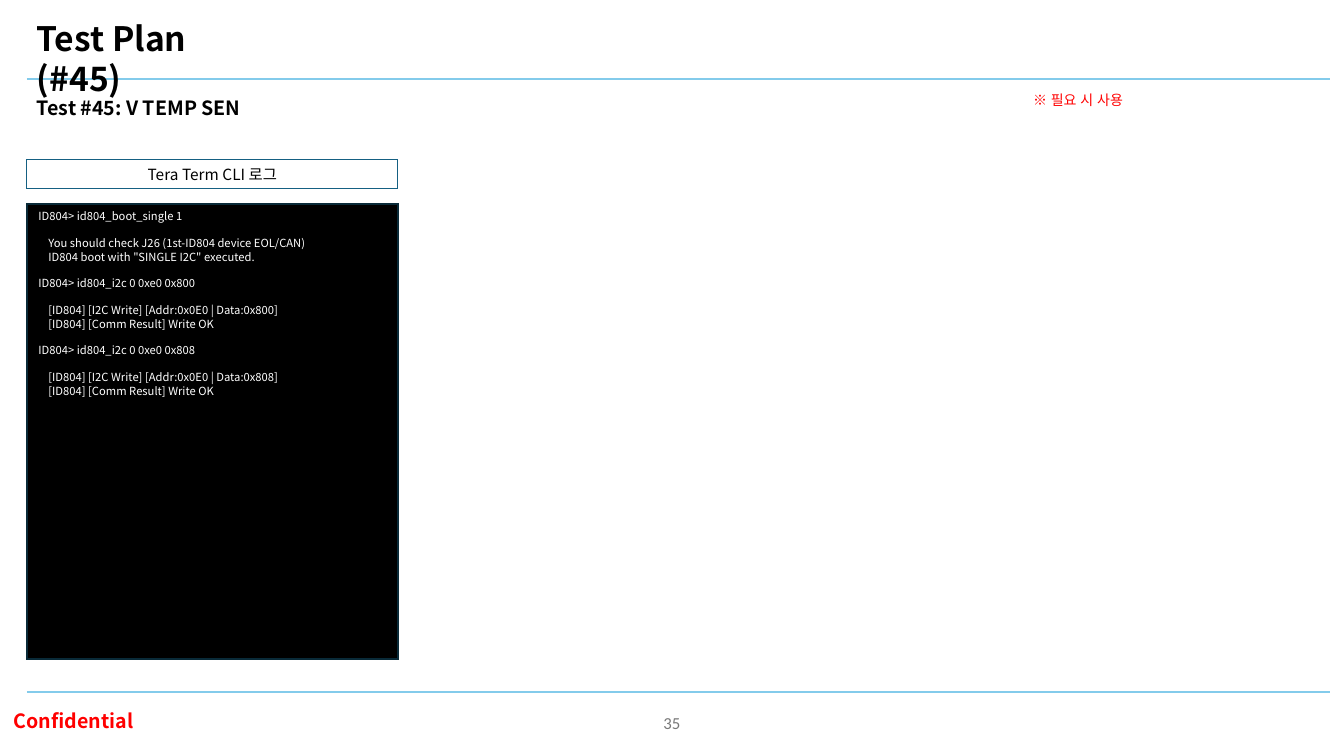
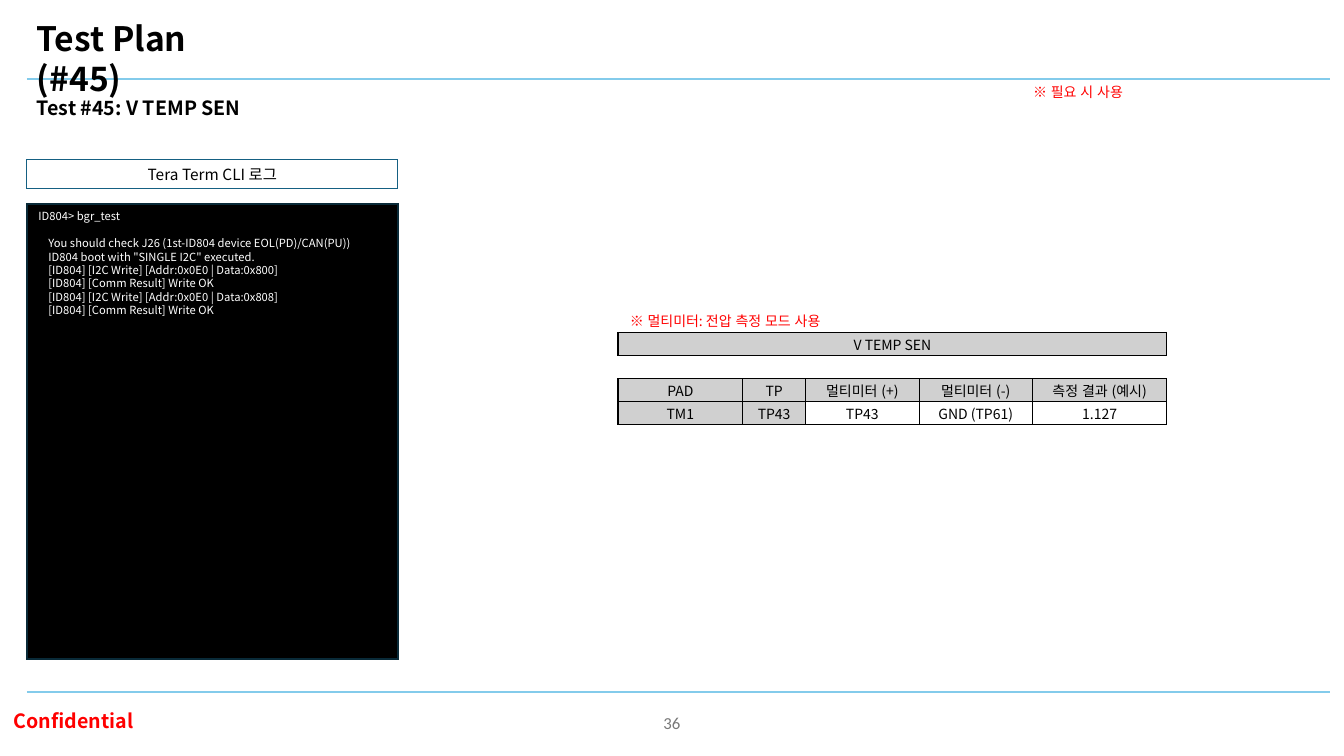
Before and after one commit to oio9595/Global_Technologies_FW, a slide deck: slide 36 of ID804/ID804_FA_Board/Docs/id804_fa_board_manual_R00_260915.pptx (slide 35 before the commit). Drawn at 1344x756 pixels with LibreOffice and Linux fonts; fonts in the diff are those of the drawing; background and template pictures are left out. Boxes give left, top, right and bottom in pixels: in the first picture for what was removed or moved away, otherwise in the second. Text is boxed around its words. In the diff, an @@ line names an element or a change of style, - is before the commit and + after.

```diff
--- a/ID804/ID804_FA_Board/Docs/id804_fa_board_manual_R00_260915.pptx
+++ b/ID804/ID804_FA_Board/Docs/id804_fa_board_manual_R00_260915.pptx
@@ text "※ 필요 시 사용": place and size @@
-text "※ 필요 시 사용" at bbox=[1051, 93, 1123, 106]
+text "※ 필요 시 사용" at bbox=[1051, 85, 1123, 98]
@@ text at bbox=[38, 211, 350, 249]: text changed @@
-ID804> id804_boot_single 1
-You should check J26 (1st-ID804 device EOL/CAN)
+ID804> bgr_test
+You should check J26 (1st-ID804 device EOL(PD)/CAN(PU))
@@ text at bbox=[38, 278, 195, 289]: paragraph removed @@
-ID804> id804_i2c 0 0xe0 0x800
@@ table added at bbox=[597, 310, 1187, 447], 6 rows, 7 columns @@
+ |  |  |  |  |  | 
+ | V TEMP SEN |  |  |  |  | 
+ |  |  |  |  |  | 
+ | PAD | TP | 멀티미터 (+) | 멀티미터 (-) | 측정 결과 (예시) | 
+ | TM1 | TP43 | TP43 | GND (TP61) | 1.127 | 
+ |  |  |  |  |  | 
@@ text added at bbox=[648, 314, 821, 327], 10 pt, text #FF0000 @@
+※ 멀티미터: 전압 측정 모드 사용
@@ text at bbox=[38, 345, 195, 356]: paragraph removed @@
-ID804> id804_i2c 0 0xe0 0x808
@@ page number at bbox=[663, 717, 680, 729]: text changed @@
-35
+36
```
Also in this commit, not shown: 3 other slides changed, 5 slides added, 3 other files.
